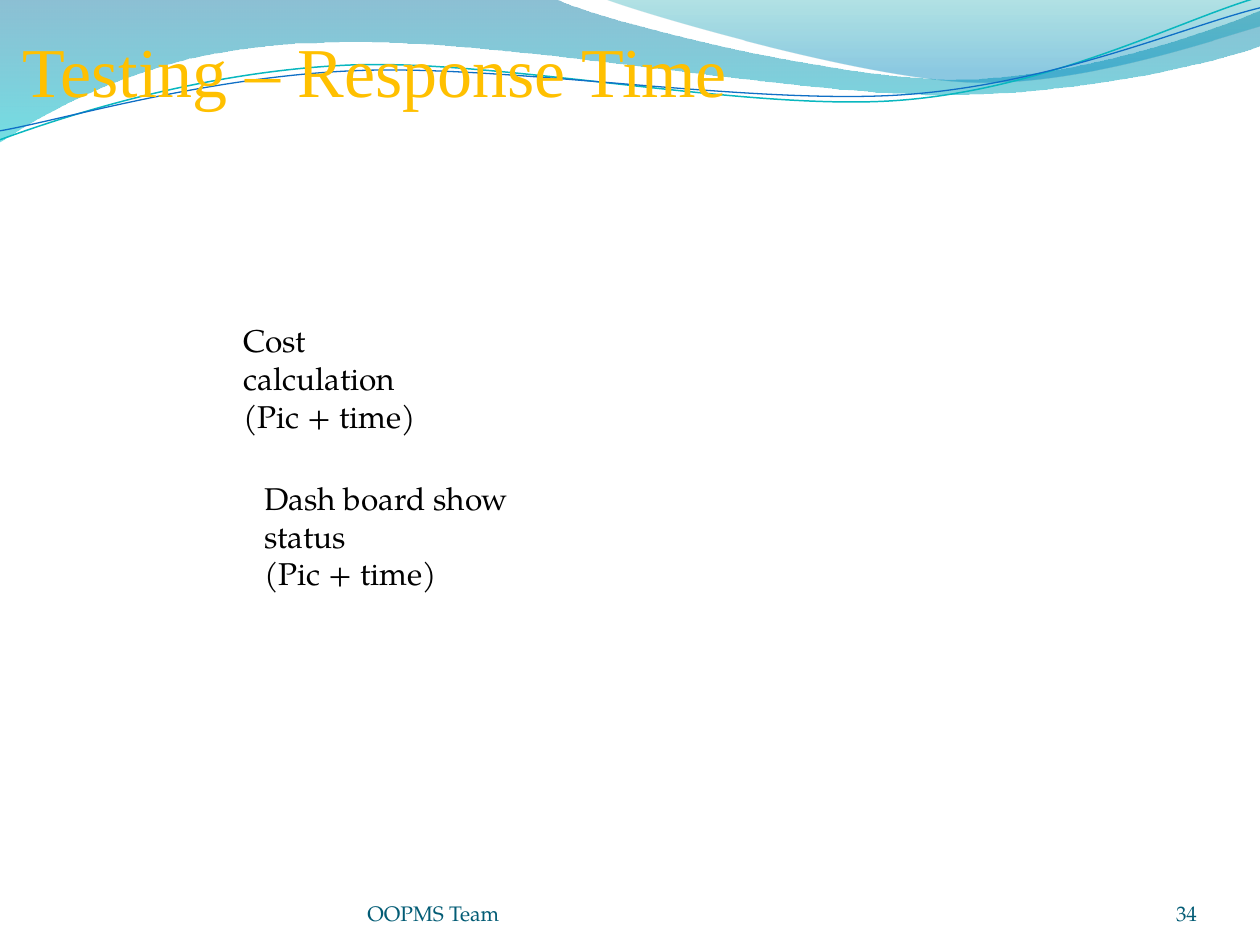
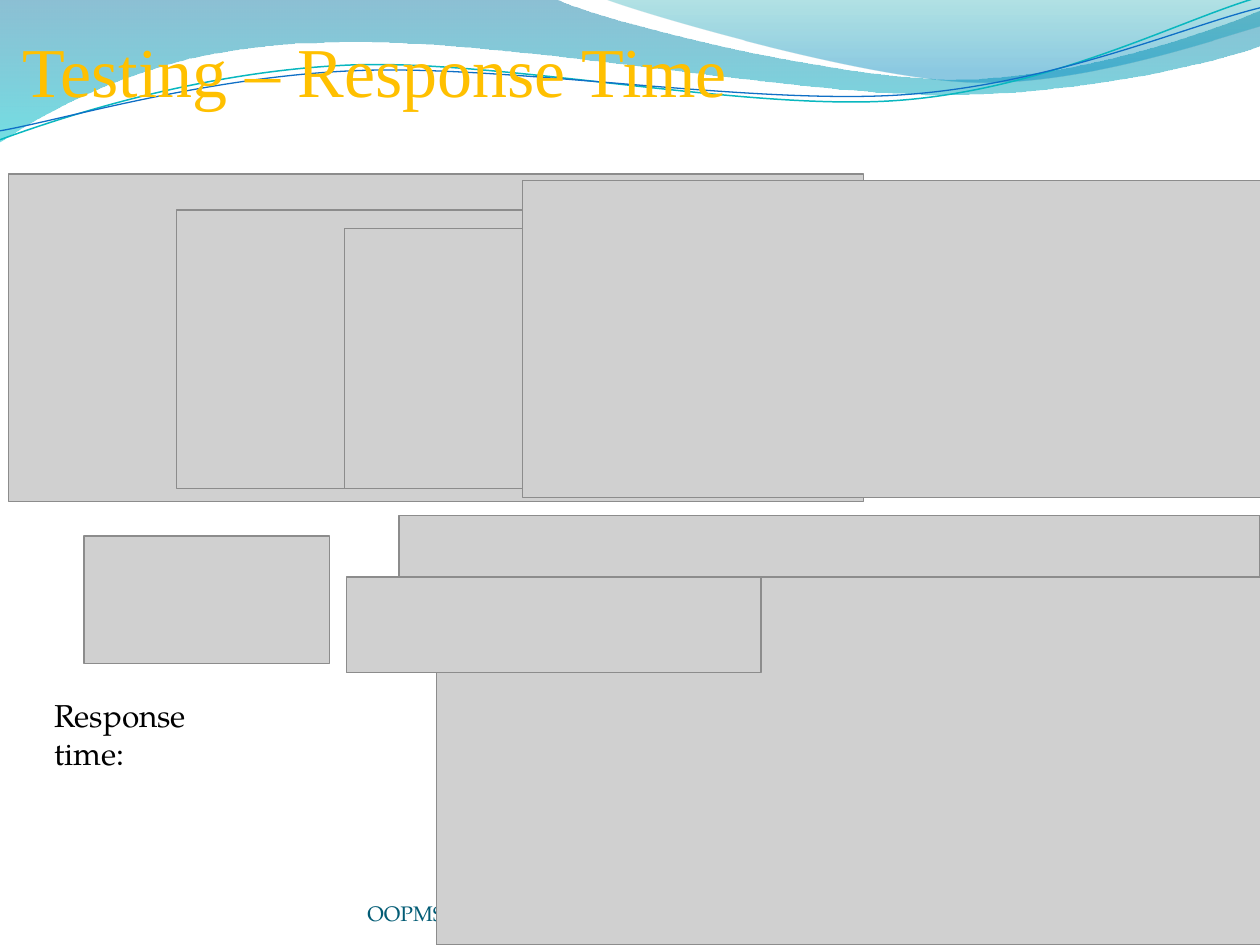
Before and after one commit to gofpattern/oopms, a slide deck: slide 34 of Document/Report/Presentation/OOPMS_Presentation_v1.0.pptx. Drawn at 1260x945 pixels with LibreOffice and Linux fonts; fonts in the diff are those of the drawing; grey boxes stand for pictures; background and template pictures are left out. Boxes give left, top, right and bottom in pixels: in the first picture for what was removed or moved away, otherwise in the second. Text is boxed around its words. In the diff, an @@ line names an element or a change of style, - is before the commit and + after.

Commit message:
update slides

```diff
--- a/Document/Report/Presentation/OOPMS_Presentation_v1.0.pptx
+++ b/Document/Report/Presentation/OOPMS_Presentation_v1.0.pptx
@@ picture added at [9, 174, 864, 501] @@
@@ picture added at [523, 180, 1260, 498] @@
@@ picture added at [176, 210, 1034, 489] @@
@@ picture added at [344, 229, 1207, 489] @@
@@ text removed at [243, 329, 416, 436] @@
-Cost calculation
-(Pic + time)
@@ text removed at [264, 487, 507, 593] @@
-Dash board show status
-(Pic + time)
@@ picture added at [84, 537, 330, 664] @@
@@ picture added at [399, 515, 1260, 577] @@
@@ picture added at [436, 537, 1260, 945] @@
@@ picture added at [346, 577, 761, 673] @@
@@ text added at [54, 705, 186, 766], 18 pt, text #000000 @@
+Response time:
@@ page number removed at [1176, 906, 1197, 922] @@
-34
```
Also in this commit, not shown: 2 other slides changed, 1 slide added, 1 slide removed.
